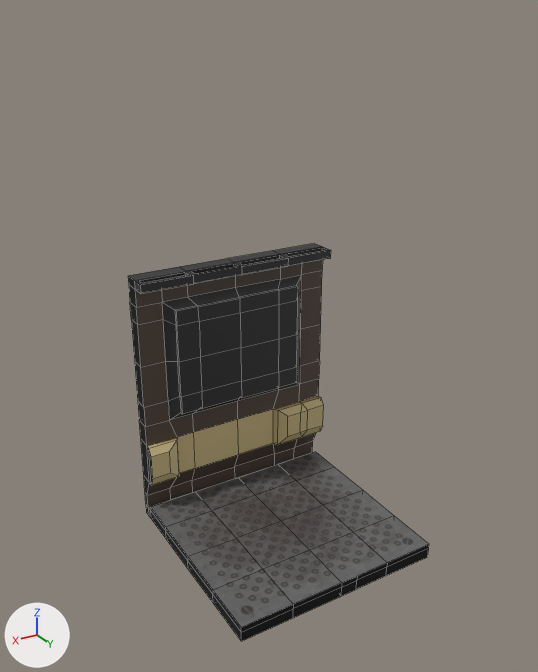
Two versions of the Blender file Assets/Models and Textures/WallFloor.blend, one commit apart.
One viewpoint serves both versions: a camera (50 mm lens) standing at (6.35, 10.12, 9.25) and looking at (0.26, -0.02, 4.18). Lighting does not change. The marker at lower left points along +X, +Y and +Z. The older version comes first. Mesh edges are drawn as thin lines.

In view in the first picture: 'Floor'.
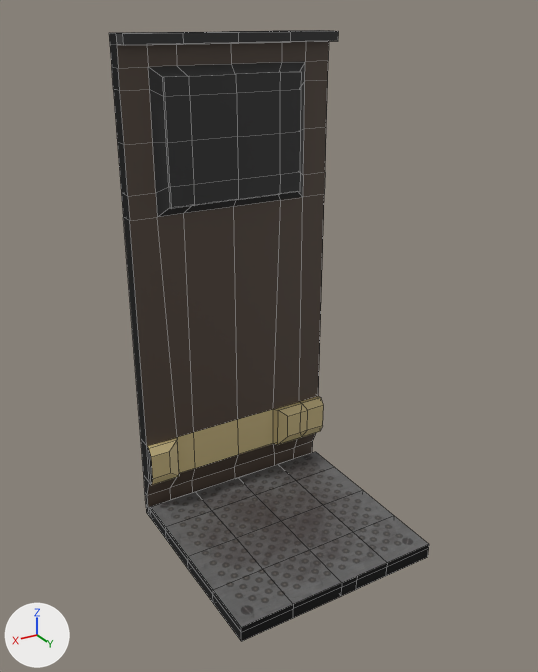
What differs and where, as boxes (x1, y1, x2, y2) in the pictures (538 x 672 px; the box of a moved part takes in the faces that stretch with it):
'Floor', reshaped (6% wider, 53% taller): before (128, 243, 429, 642); after (109, 30, 429, 642)
part 1 of me_cube_001, moved or reshaped: before (128, 243, 331, 437); after (109, 30, 338, 437)

The change, as a list of edits to the scene's bpy script:
```text
Change me_cube_001:
    used by ob_floor; location = (0.0, 0.0, 0.0)
    remove me_cube_001.from_pydata(...)  # 307 vertices, 309 faces; spans x -2.0..2.0, y -2.0..2.0, z -0.1..5.0
    add me_cube_001.from_pydata(...)  # 307 vertices, 309 faces; spans x -2.0..2.0, y -2.0..2.0, z -0.1..9.0
    me_cube_001 part 1: all 158 vertices in x -2.0..2.0, y -2.0..-1.42, z 2.06..5.0 are moved by (0.0, 0.0, 4.0)
```
